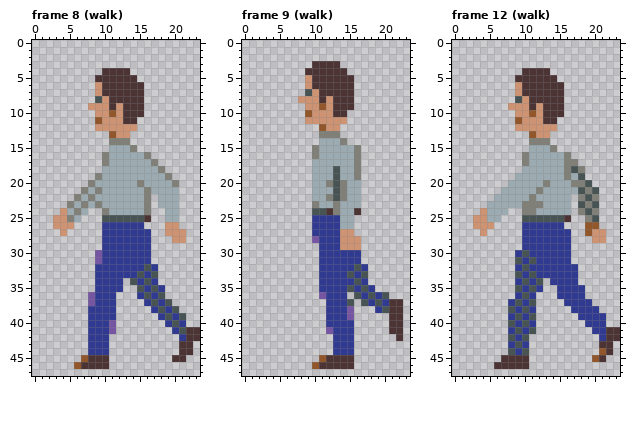
A pixel-art file gets an edit: Resources/Character.aseprite. This is how it looked before the edit.
24x48 pixels, 14 frames. Shown: frame 8 (walk), frame 9 (walk), frame 12 (walk). The commit also changed other frames, which this record leaves out.
Now the later version:
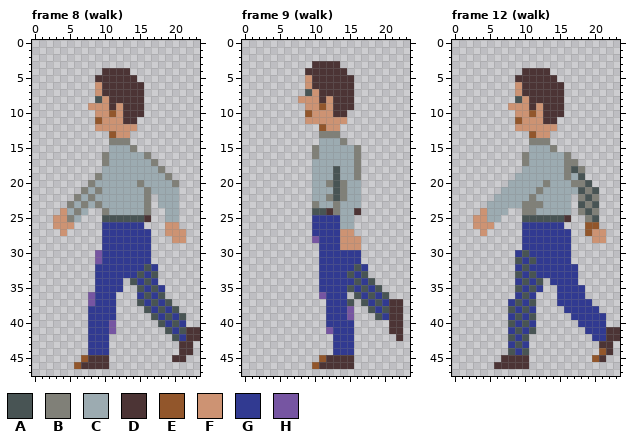
Palette (. is transparent): A #485454  B #808078  C #9cabb1  D #4c3435  E #92562b  F #cd9373  G #313a91  H #7655a2
Diff:
Frame 8 (walk):
Colour A is added in row 37 at x 15; in row 38 at x 16; in row 39 at x 17; in row 40 at x 18; in row 41 at x 19; in row 42 at x 20.
Frame 9 (walk):
Colour A is added in row 34 at x 18; in row 35 at x 19; in row 38 at x 18; in row 39 at x 19.
Colour G is added in row 39 at x 20.
Frame 12 (walk):
Colour G is added in row 37 at x 15; in row 38 at x 16; in row 39 at x 17; in row 40 at x 18; in row 41 at x 19; in row 42 at x 20.
Changed places in both pictures, as pixel boxes (x1, y1, x2, y2):
added: (137, 299, 179, 341)
added: (368, 278, 389, 320)
added: (557, 299, 599, 341)
